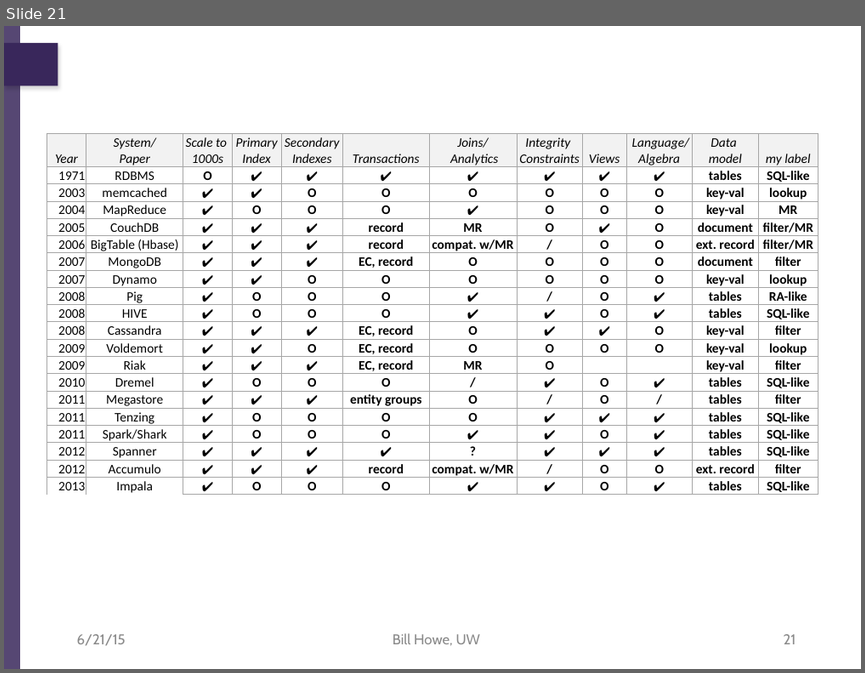
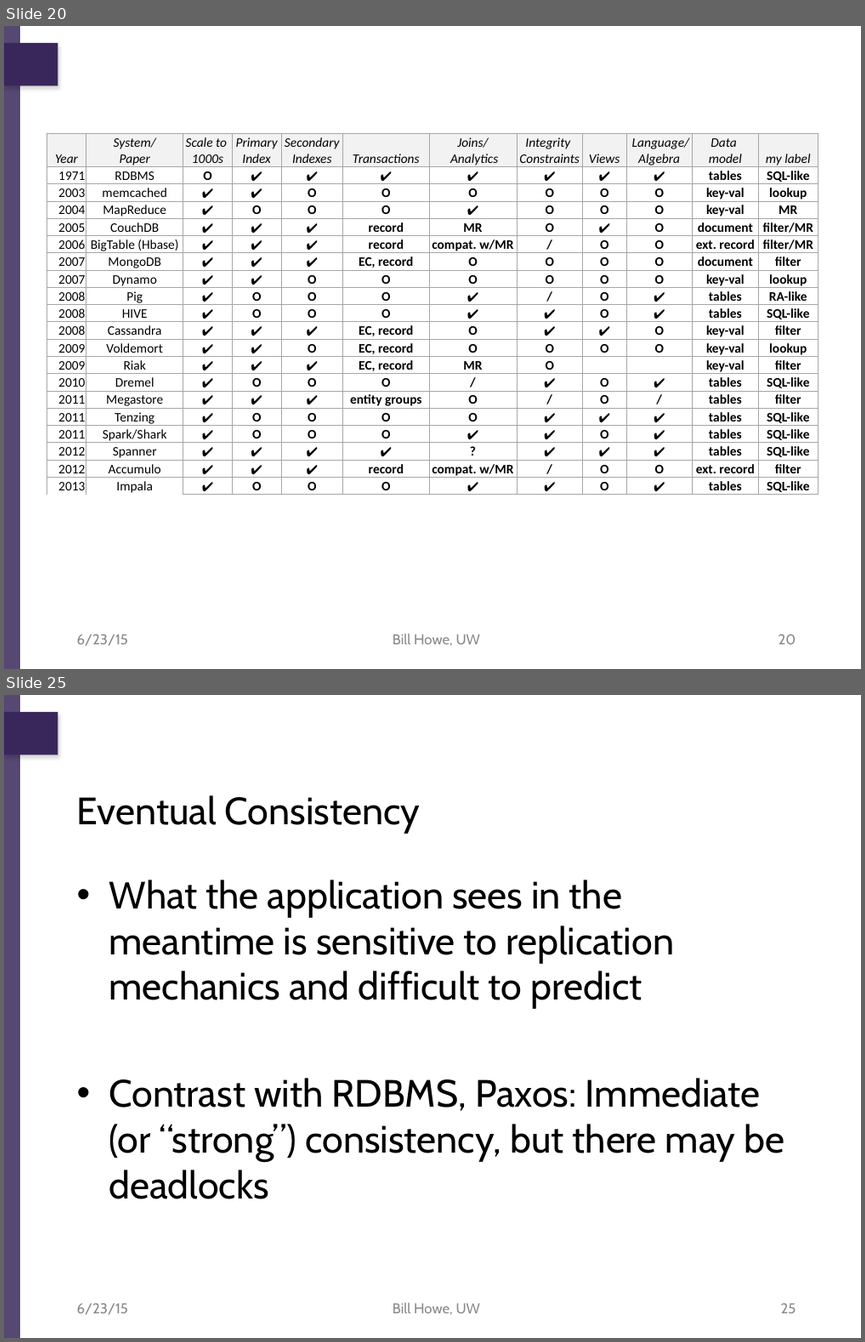
Before and after one commit to billhowe/datasci_course_materials, a slide deck: day1_data_management/part3_nosql/06_nosql.pptx. Shown one above the other, each under a label of ours: slide 21 before the commit, slides 20 and 25 after it; the slides between them are not shown. The pictures are 865x673 and 865x1342 pixels, drawn with LibreOffice and Linux fonts; fonts in the diff are those of the drawing; background and template pictures are left out. Boxes give left, top, right and bottom in pixels: in the first picture for what was removed or moved away, otherwise in the second. Text is boxed around its words. In the diff, an @@ line names an element or a change of style, - is before the commit and + after.

```diff
--- a/day1_data_management/part3_nosql/06_nosql.pptx
+++ b/day1_data_management/part3_nosql/06_nosql.pptx
@@ slide 25 added at [4,695,861,1338], background #FFFFFF; not listed: 2 template elements that a slide beside it also shows @@
@@ title added at [77,795,420,833], 32 pt, text #000000 @@
+Eventual Consistency
@@ text added at [109,879,784,1199], 32 pt, text #000000 @@
+• What the application sees in the meantime is sensitive to replication mechanics and difficult to predict
+• Contrast with RDBMS, Paxos: Immediate (or “strong”) consistency, but there may be deadlocks
@@ text added at [77,1303,128,1315], 12 pt, text #898989 @@
+6/23/15
@@ text added at [392,1302,480,1315], 12 pt, text #898989 @@
+Bill Howe, UW
@@ page number added at [781,1303,796,1313], 12 pt, text #898989 @@
+25
@@ what was slide 21 is now slide 20 @@
@@ slide 20 changed as well @@
@@ text at [77,634,128,646]: text changed @@
-6/21/15
+6/23/15
@@ page number at [778,634,796,644]: text changed @@
-21
+20
```
Also in this commit, not shown: 20 other slides changed, 6 other slides added, 2 slides removed.
